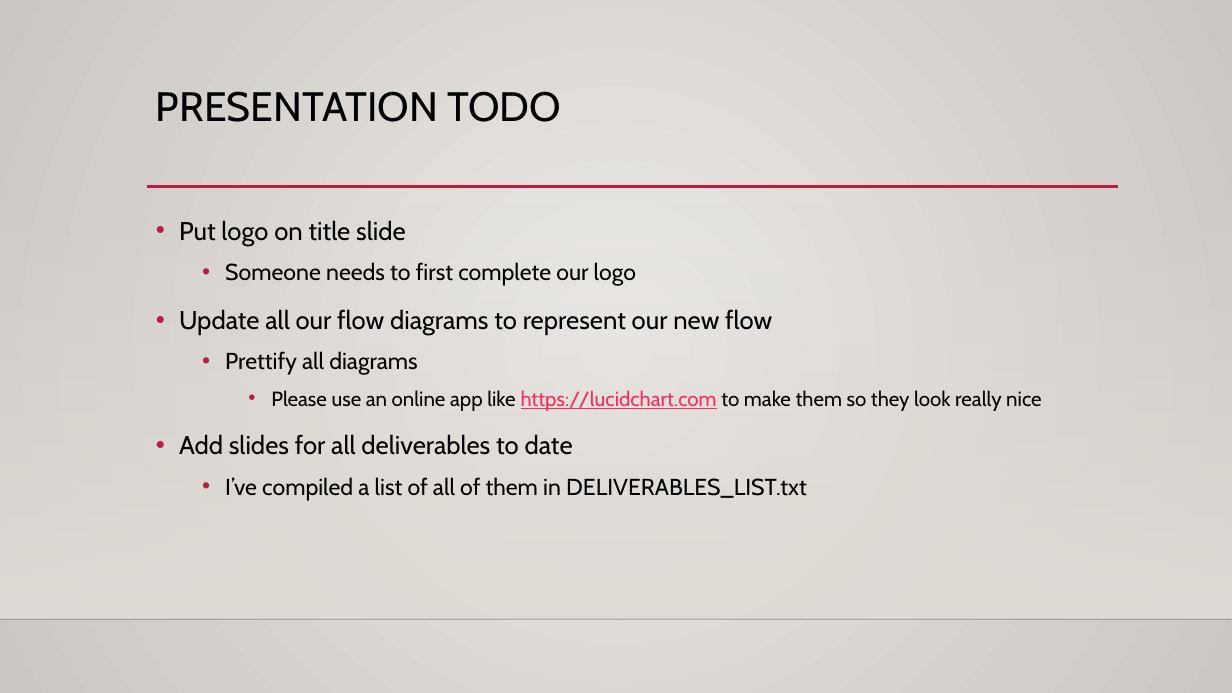
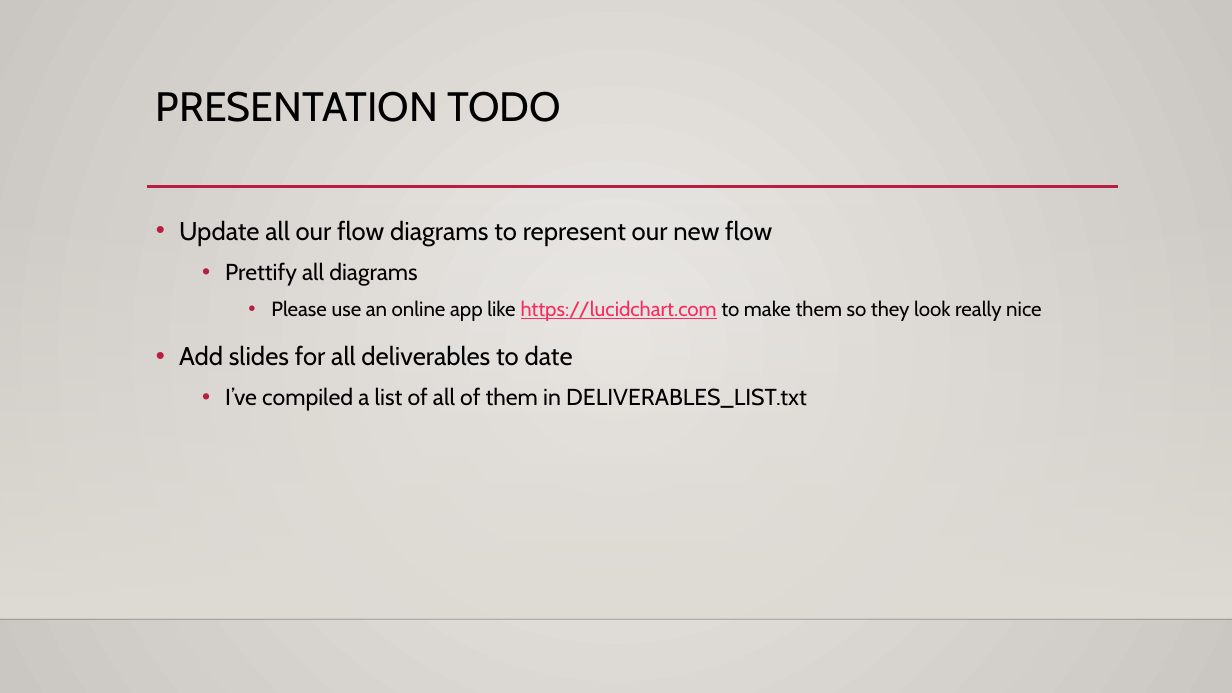
Before and after one commit to s-christian/Fit_or_Fail, a slide deck: slide 14 of Fit or Fail Technical Status Presentation.pptx (slide 13 before the commit). Drawn at 1232x693 pixels with LibreOffice and Linux fonts; fonts in the diff are those of the drawing; background and template pictures are left out. Boxes give left, top, right and bottom in pixels: in the first picture for what was removed or moved away, otherwise in the second. Text is boxed around its words. In the diff, an @@ line names an element or a change of style, - is before the commit and + after.

```diff
--- a/Fit or Fail Technical Status Presentation.pptx
+++ b/Fit or Fail Technical Status Presentation.pptx
@@ text at (179, 220, 636, 286): paragraphs removed @@
-• Put logo on title slide
-  • Someone needs to first complete our logo
```
Also in this commit, not shown: 5 other slides changed, 2 slides added, 1 slide removed, 6 other files.
